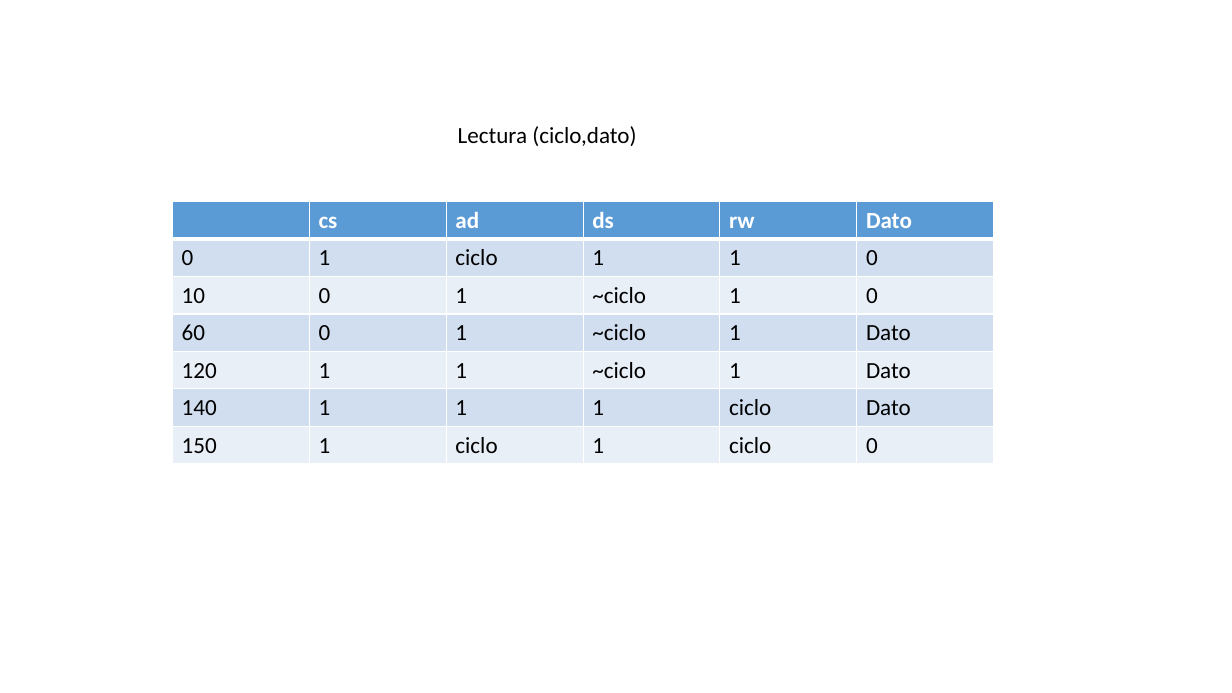
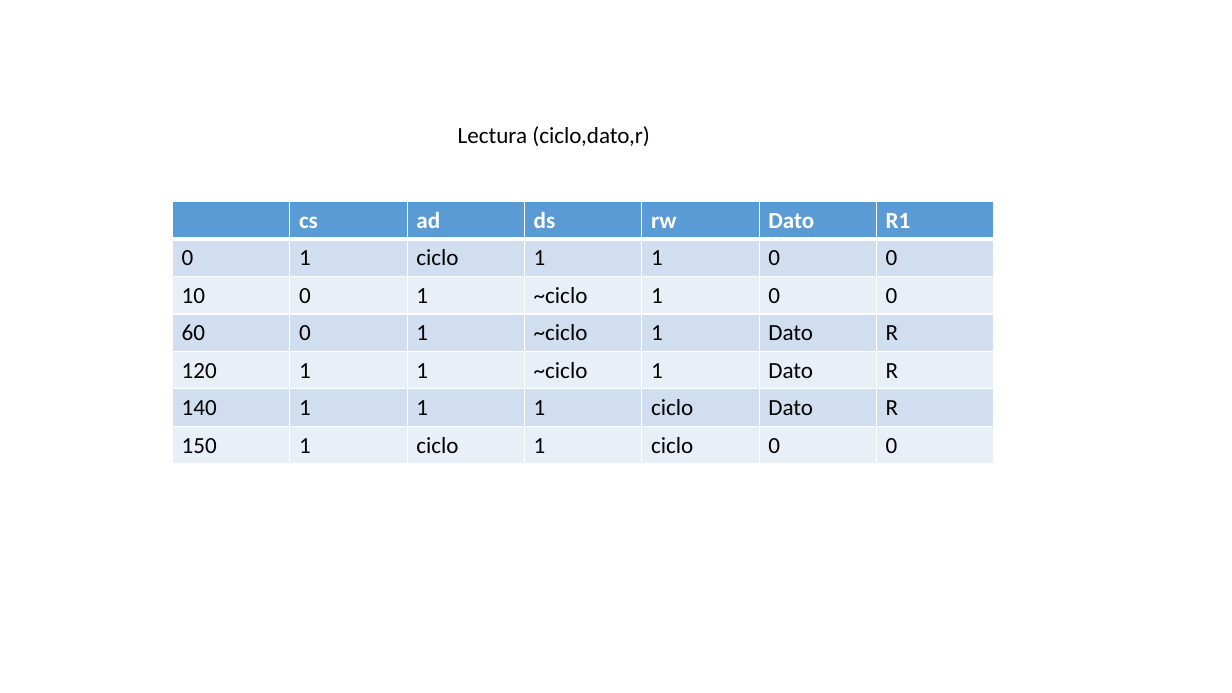
Before and after one commit to lleon95/proy_2_grupo_7_II_2016, a slide deck: slide 6 of Designs/Presentación1.pptx. Drawn at 1232x693 pixels with LibreOffice and Linux fonts; fonts in the diff are those of the drawing. Boxes give left, top, right and bottom in pixels: in the first picture for what was removed or moved away, otherwise in the second. Text is boxed around its words. In the diff, an @@ line names an element or a change of style, - is before the commit and + after.

```diff
--- a/Designs/Presentación1.pptx
+++ b/Designs/Presentación1.pptx
@@ text at (458,126,650,146): text changed @@
-Lectura (ciclo,dato)
+Lectura (ciclo,dato,r)
@@ table at (173,201,994,464) @@
+column 7: R1 | 0 | 0 | R | R | R | 0
```
Also in this commit, not shown: 5 other slides changed, 1 slide added.
